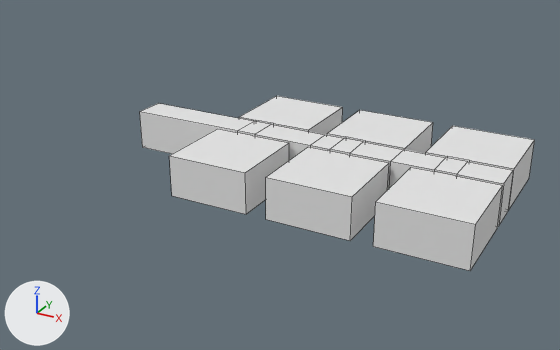
An edit to the Blender file DyNaDeMo/assets/Textures/Bedroom.blend, drawn before and after from the same camera.
Camera for both pictures: a 50 mm camera at (6.52, -14.04, 7.64) aimed at (-2.1, 1.64, -0.19). The lights are fixed; the arrows at lower left show +X, +Y and +Z. Mesh edges are drawn as thin lines on the coarser meshes.

Objects in the first picture: 'Corridor', 'Room1', 'Room2', 'Room3', 'Room4', 'Room5', 'Room6'.
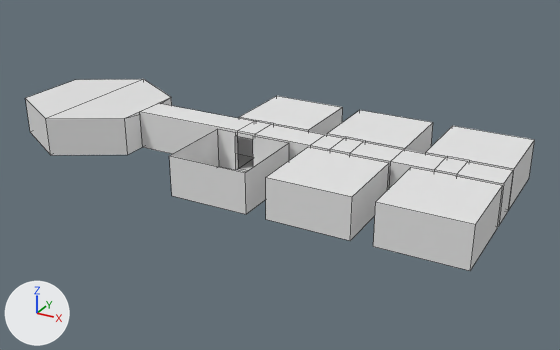
What differs and where, as boxes (x1, y1, x2, y2) in the pictures (560 x 350 px):
'MeetingRoom', added: after (26, 79, 172, 155)
part 1 of me_room_005, deleted: before (170, 129, 289, 173)
part 2 of me_room_001, built on: after (238, 154, 253, 168)

The change, as a list of edits to the scene's bpy script:
```text
Change me_room_005:
    where me_room_005.from_pydata(...)  # 14 vertices, 8 faces; spans x -1.0..1.0, y -1.0..1.0, z 0.0..1.0
    used by ob_room6; location = (-2.5, 0.0, 0.0)
    verts and faces of me_room_005; kept vertices keep their numbers, new ones are numbered from 14
    before: 3 (-1.0, -1.0, 1.0) at pixel (169, 155), 4 (-1.0, 1.0, 1.0) at pixel (217, 128), 7 (0.0, 1.0, 1.0) at pixel (252, 135), 8 (-0.5, 1.0, 1.0) at pixel (235, 132), 12 (1.0, -1.0, 1.0) at pixel (245, 172)
    before: 13 (1.0, 1.0, 1.0) at pixel (289, 142)
    me_room_005 part 1
    add delete_faces([(3, 4, 8, 7, 13, 12)])
Change me_room_001:
    where me_room_001.from_pydata(...)  # 80 vertices, 66 faces; spans x -3.5..6.0, y 0.0..1.0, z 0.0..1.0
    used by ob_corridor; location = (-2.5, 1.0, 0.0)
    verts and faces of me_room_001; kept vertices keep their numbers, new ones are numbered from 80
    before: 24 (-0.5, 0.1, 0.0), 25 (-0.5, 0.9, 0.0), 26 (-3.5, 0.1, 1.0) at pixel (139, 111), 27 (-3.5, 0.9, 1.0) at pixel (158, 103), 28 (-3.5, 0.1, 0.0) at pixel (142, 147)
    before: 29 (-3.5, 0.9, 0.0)
    me_room_001 part 2
    add delete_faces([(24, 25, 29, 28), (26, 28, 29, 27)])
    add verts[80] = (-3.5, 0.75, 0.0)
    add verts[81] = (-3.5, 0.25, 0.0)
    add verts[82] = (-3.5, 0.75, 0.9)
    add verts[83] = (-3.5, 0.25, 0.9)
    add faces += [(24, 25, 29, 80, 81, 28), (27, 82, 80, 29), (26, 83, 82, 27), (26, 28, 81, 83)]
Add me_circle:
    me_circle.from_pydata([(-0.87, 1.0, 0.0), (-1.73, 0.5, 0.0), (-1.73, -0.5, 0.0), (-0.87, -1.0, 0.0), (0.0, -0.5, 0.0), (0.0, 0.5, 0.0), (-0.87, 1.0, 1.0), (-1.73, 0.5, 1.0), (-1.73, -0.5, 1.0), (-0.87, -1.0, 1.0), (0.0, -0.5, 1.0), (0.0, 0.5, 1.0), (0.0, 0.12, 0.0), (0.0, -0.12, 0.0), (0.0, 0.12, 0.9), (0.0, -0.12, 0.9)], [], [(4, 13, 12, 5, 0, 3), (1, 2, 3, 0), (10, 9, 6, 11), (11, 14, 15, 10), (5, 11, 6, 0), (5, 12, 14, 11), (3, 9, 10, 4), (2, 8, 9, 3), (1, 7, 8, 2), (0, 6, 7, 1), (13, 4, 10, 15), (7, 6, 9, 8)])
Add ob_meetingroom:
    ob_meetingroom = bpy.data.objects.new('MeetingRoom', me_circle)
    ob_meetingroom.location = (-6.0, 1.5, 0.0)
    ob_meetingroom.scale = (2.0, 2.0, 1.0)
```
